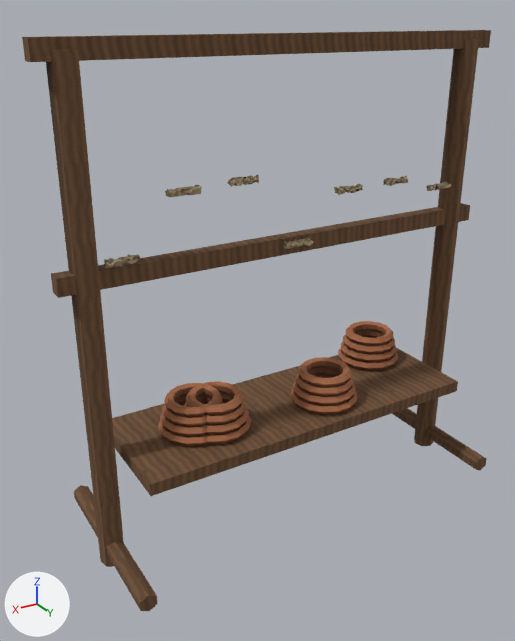
The glTF model assets/models/stall/rack_rope.glb, before and after one commit.
The view is the same before and after, from a 50 mm camera at (1.8, 2.69, 2.41) aimed at (0.17, -0.04, 1.05). Every picture has the same lights, and +X, +Y and +Z are marked at lower left. The picture after the commit comes second. Vertices at exactly the same position are counted once.

The first picture shows 'rack_rope'.
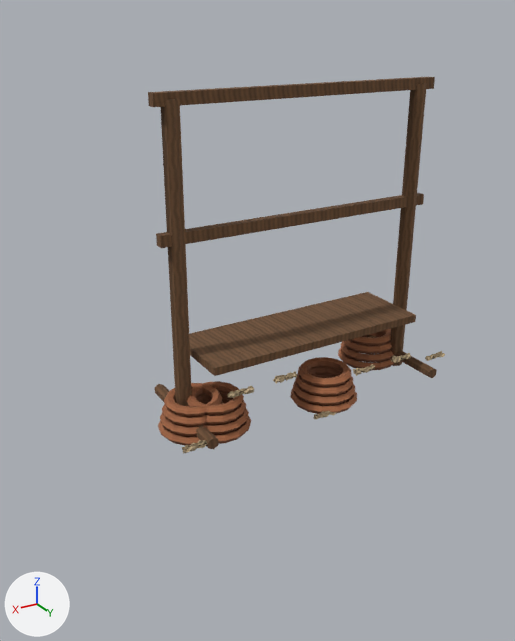
Where the newer file only moved an object's origin or applied its transform, the numbers keep the older frame.

What the commit changed:
me_cylinder is used by ob_rack_rope; location (0.0, 0.0, 0.0).
me_cylinder had 2316 vertices, 4576 faces and spanned x -1.12..1.12, y -0.45..0.45, z 0.0..2.34.
me_cylinder now has 2316 vertices, 4576 faces and spans x -0.83..0.72, y -0.34..0.26, z 0.59..2.13.
me_cylinder part 1: the loose piece of 14 vertices spanning x -1.06..-0.94, y -0.05..0.06, z 0.0..2.3 is scaled about its middle by 0.659, then moved by (0.26, -0.04, 0.2).
me_cylinder part 2: the loose piece of 12 vertices spanning x -1.04..-0.96, y -0.45..0.45, z 0.05..0.15 is scaled about its middle by 0.659, then moved by (0.26, -0.04, 0.55).
me_cylinder part 3: the loose piece of 14 vertices spanning x 0.94..1.06, y -0.05..0.06, z 0.0..2.3 is scaled about its middle by 0.659, then moved by (-0.43, -0.04, 0.2).
me_cylinder part 4: the loose piece of 12 vertices spanning x 0.96..1.04, y -0.45..0.45, z 0.05..0.15 is scaled about its middle by 0.659, then moved by (-0.43, -0.04, 0.55).
me_cylinder part 5: the loose piece of 8 vertices spanning x -1.12..1.12, y -0.04..0.04, z 2.26..2.34 is scaled about its middle by 0.659, then moved by (-0.08, -0.04, -0.2).
me_cylinder part 6: the loose piece of 8 vertices spanning x -1.12..1.12, y -0.04..0.04, z 1.39..1.47 is scaled about its middle by 0.659, then moved by (-0.08, -0.04, 0.1).
me_cylinder part 7: the loose piece of 8 vertices spanning x -0.9..0.9, y -0.3..0.3, z 0.52..0.58 is scaled about its middle by 0.659, then moved by (-0.08, -0.04, 0.4).
me_cylinder part 8: the loose piece of 160 vertices spanning x -0.93..-0.79, y 0.03..0.07, z 1.58..1.62 is scaled about its middle by 0.828, then moved by (0.09, 0.19, -0.86).
me_cylinder part 9: the loose piece of 160 vertices spanning x -0.64..-0.49, y 0.02..0.07, z 1.64..1.68 is scaled about its middle by 0.828, then moved by (0.04, 0.19, -0.87).
me_cylinder part 10: the loose piece of 160 vertices spanning x -0.36..-0.21, y 0.02..0.08, z 1.64..1.67 is scaled about its middle by 0.828, then moved by (-0.01, 0.19, -0.87).
me_cylinder part 11: the loose piece of 160 vertices spanning x -0.07..0.08, y 0.03..0.07, z 1.42..1.46 is scaled about its middle by 0.828, then moved by (-0.05, 0.19, -0.83).
me_cylinder part 12: the loose piece of 160 vertices spanning x 0.21..0.36, y 0.02..0.07, z 1.74..1.78 is scaled about its middle by 0.829, then moved by (-0.1, 0.19, -0.89).
me_cylinder part 13: the loose piece of 160 vertices spanning x 0.49..0.65, y 0.03..0.08, z 1.73..1.77 is scaled about its middle by 0.828, then moved by (-0.15, 0.19, -0.89).
me_cylinder part 14: the loose piece of 160 vertices spanning x 0.78..0.93, y 0.02..0.08, z 1.48..1.52 is scaled about its middle by 0.828, then moved by (-0.2, 0.19, -0.84).

Where the change shows, as pixel boxes [x1, y1, x2, y2] in the pictures (515 x 641 px; the box of a moved part takes in the faces that stretch with it):
'rack_rope', reshaped (37% narrower, 35% shorter): before [22, 30, 491, 611]; after [148, 77, 445, 454]
part 1 of me_cylinder, moved or reshaped: before [414, 39, 479, 446]; after [390, 83, 427, 366]
part 2 of me_cylinder, moved or reshaped: before [392, 408, 487, 471]; after [367, 335, 437, 378]
part 3 of me_cylinder, moved or reshaped: before [46, 49, 124, 567]; after [160, 99, 192, 406]
part 4 of me_cylinder, moved or reshaped: before [74, 485, 158, 611]; after [154, 384, 219, 449]
part 5 of me_cylinder, moved or reshaped: before [22, 30, 491, 62]; after [148, 77, 435, 107]
part 6 of me_cylinder, moved or reshaped: before [51, 203, 470, 298]; after [156, 193, 424, 248]
part 7 of me_cylinder, moved or reshaped: before [112, 348, 458, 496]; after [189, 292, 416, 376]
part 8 of me_cylinder, moved or reshaped: before [426, 182, 452, 191]; after [425, 351, 445, 361]
part 9 of me_cylinder, moved or reshaped: before [383, 176, 408, 186]; after [391, 353, 411, 363]
part 10 of me_cylinder, moved or reshaped: before [334, 184, 363, 195]; after [353, 364, 375, 376]
part 11 of me_cylinder, moved or reshaped: before [283, 238, 314, 249]; after [314, 411, 337, 419]
part 12 of me_cylinder, moved or reshaped: before [227, 175, 259, 187]; after [273, 371, 297, 384]
part 13 of me_cylinder, moved or reshaped: before [165, 185, 202, 197]; after [228, 386, 254, 398]
part 14 of me_cylinder, moved or reshaped: before [104, 254, 140, 268]; after [182, 440, 207, 454]
